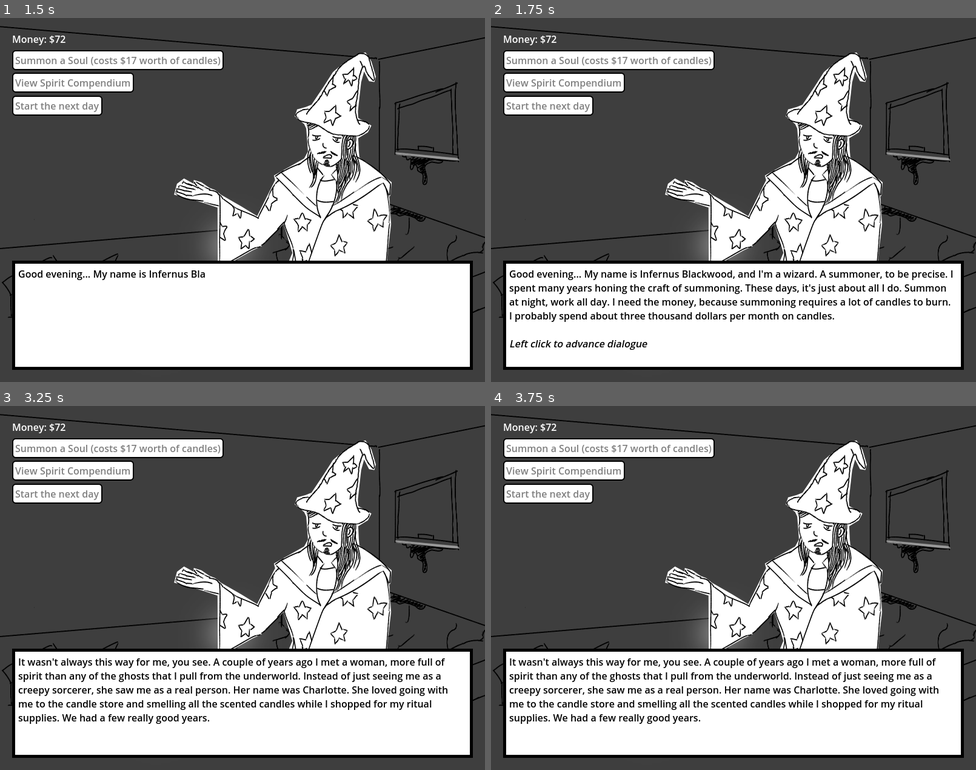
Above: before the commit, frames 1-4 (two rows, left to right).
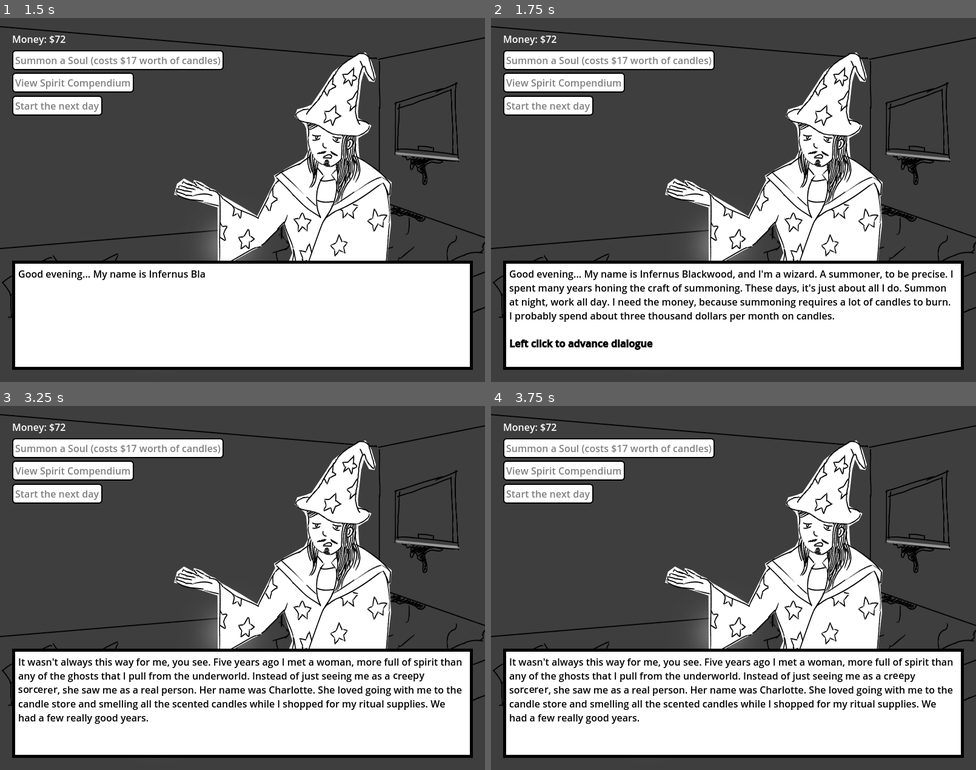
Above: after the commit, the same moments.

Repository: m4ym4y/ld55-soul-purpose
Game: Godot game, scene res://main.tscn
The game is run twice, just before and just after one commit, with the same random seed, the same clock (stepped at 60 frames per second) and the same inputs.
Inputs (mouse positions are in pixels of both pictures, inside the frame that each line leads up to):
- Up to frame 1 (1.5 s): click "Start Game" at 0.5 s; tap Enter at 1.25 s; move the mouse to (349, 181) at 1.27 s; click (349, 181) at 1.42 s
- Up to frame 2 (1.75 s): no input
- Up to frame 3 (3.25 s): tap Space at 2 s; move the mouse to (145, 606) at 2.02 s; click (145, 606) at 2.17 s; tap Enter at 2.75 s; move the mouse to (291, 507) at 2.77 s; click (291, 507) at 2.92 s
- Up to frame 4 (3.75 s): tap Space at 3.5 s; move the mouse to (709, 660) at 3.52 s; click (709, 660) at 3.67 s

Frame 1 is identical in both runs. In frame 2, 0.4% of the frame differs, in the area x 3-34%, y 88-92%; in frame 3, 4.2%, in the area x 3-96%, y 69-88%; in frame 4, 4.2%.

Commit message:
misc qol

Diff:
--- a/office.gd
+++ b/office.gd
@@ -23,7 +23,7 @@
 		"img": "infernus",
 	},
 	{
-		"text": "In order to earn money, I need to [type the customer's name into a text field]. Then I [check all boxes relevant to the customer's call]. Finally, I [click submit]. I get paid based on how accurate I was, and how many I can do in a day. Guess I'd better get started...",
+		"text": "In order to earn money, I need to [b]type the customer's name into a text field[/b]. Then I [b]check all boxes relevant to the customer's call[/b]. Finally, I [b]click submit[/b]. I get paid based on how accurate I was, and how many I can do in a day. Guess I'd better get started...",
 		"img": "infernus",
 	}
 ]
--- a/room.gd
+++ b/room.gd
@@ -7,17 +7,17 @@
 
 var summoning_tutorial = [
 		{
-			"text": "Good evening... My name is Infernus Blackwood, a …(266 unchanged characters)… usand dollars per month on candles.\n\n[i]Left click to advance dialogue[/i]",
+			"text": "Good evening... My name is Infernus Blackwood, a …(266 unchanged characters)… usand dollars per month on candles.\n\n[b]Left click to advance dialogue[/b]",
 			"img": "infernus",
 		},
 
 		{
-			"text": "It wasn't always this way for me, you see. A couple of years ago I met a woman, more full of spirit than any of the ghosts that I pull from the underworld. Instead of just seeing me as a creepy sorcerer, she saw me as a real person. Her name  …(169 unchanged characters)…
+			"text": "It wasn't always this way for me, you see. Five years ago I met a woman, more full of spirit than any of the ghosts that I pull from the underworld. Instead of just seeing me as a [shake]creepy sorcerer[/shake], she saw me as a real person. Her name  …(169 unchanged characters)…
 			"img": "infernus",
 		},
 
 		{
-			"text": "She died, and it broke my heart. I can't help but think, maybe if I wer …(249 unchanged characters)…
+			"text": "She died, and it [shake]broke my heart[/shake]. I can't help but think, maybe if I wer …(249 unchanged characters)…
 			"img": "infernus",
 		},
 
@@ -50,6 +50,8 @@
 		disable_controls()
 		$DialogueBox.visible = true
 		$DialogueBox.init(summoning_tutorial)
+	else:
+		$Room.play("default")
 
 func disable_controls():
 	$Button.disabled = true
@@ -107,7 +109,7 @@
 func _on_summon_result_frame_changed():
 	$DialogueBox.visible = true
 	$DialogueBox.init([
-		{ "text": "[shake][center][font_size=24]You summoned " + state.pull_table[pull_result].name + (" again." if state.pull_table[pull_result].pulled > 1 else "!!") },
+		{ "text": "[shake][center][font_size=36]You summoned the soul of " + state.pull_table[pull_result].name + (" again." if state.pull_table[pull_result].pulled > 1 else "!!") },
 		{ "text": "\"" + pull_weighted(state.pull_table[pull_result].dialogue) + "\"" },
 	])
 
--- a/submit_box.gd
+++ b/submit_box.gd
@@ -21,5 +21,5 @@
 	if not visible or scale.x < 1.0 or scale.y < 1.0:
 		return
 	if event is InputEventMouseButton and not event.pressed and not event.is_echo() and event.button_index == MOUSE_BUTTON_LEFT:
-		if $Submit.get_rect().has_point(event.position - position):
-			dismissed.emit()
+		# if $Submit.get_rect().has_point(event.position - position):
+		dismissed.emit()
